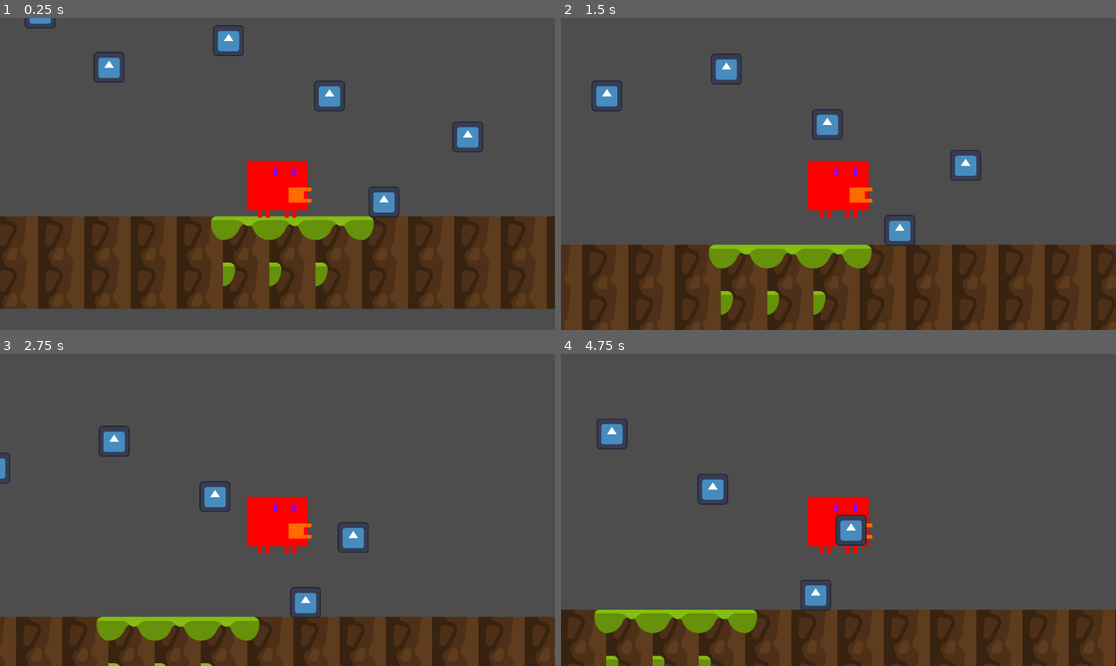
Above: before the commit, frames 1-4 (two rows, left to right).
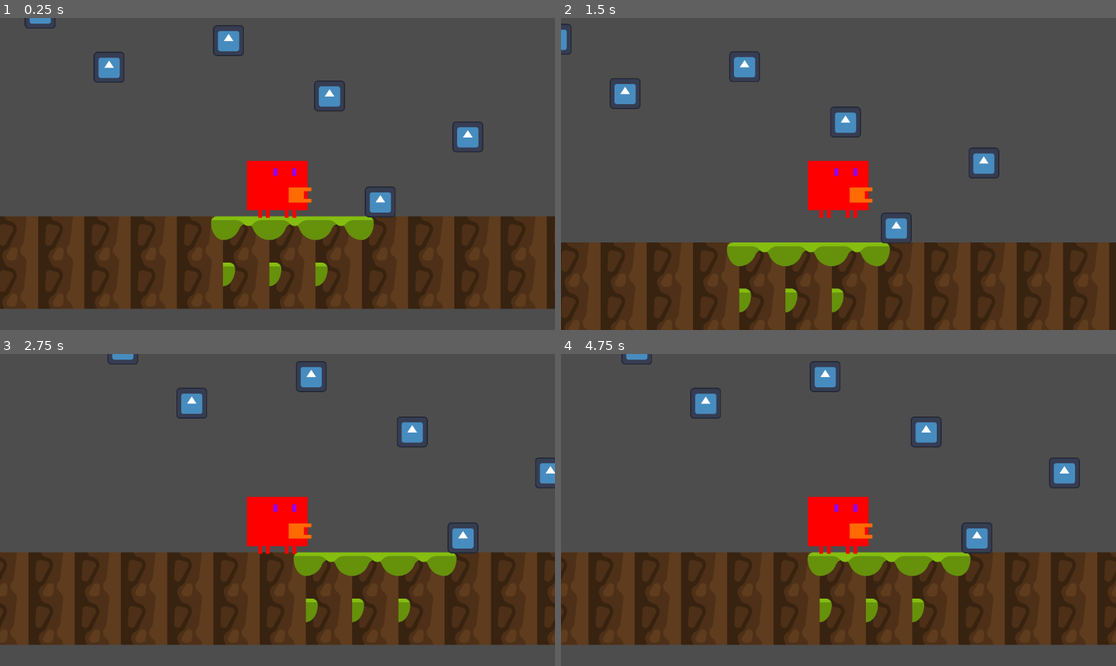
Above: after the commit, the same moments.

Repository: scuffedplus/crabGameCPT
Game: Godot game, scene res://new_scene.tscn
Same seed, same stepped clock (60 frames per second), same inputs: the game is played once before the commit and once after it. The engine's default icon, where the game draws it, is replaced by a stand-in: a white triangle on a blue panel in a dark square.
Inputs:
- Up to frame 1 (0.25 s): no input
- Up to frame 2 (1.5 s): hold X 0.53-1.28 s; hold Right (ui_right) from 0.53 s (still down); tap Up (ui_up) at 0.77 s; tap Z at 1.35 s
- Up to frame 3 (2.75 s): tap Up (ui_up) at 1.52 s; release Right (ui_right) at 2.03 s; hold Left (ui_left) from 2.03 s (still down); hold Shift from 2.03 s (still down)
- Up to frame 4 (4.75 s): release Left (ui_left) at 2.78 s; release Shift at 2.78 s; hold Right (ui_right) 2.78-4.28 s; tap X at 2.85 s; tap Up (ui_up) at 3.02, 3.77, 4.52 s; hold Z 3.53-4.28 s; hold Left (ui_left) from 4.28 s (still down); tap Shift at 4.35 s

The runs differ from the first frame. In frame 1, 0.2% of the frame differs, in the area x 65-72%, y 54-64%; in frame 2, 13%; in frame 3, 33%, in the area x 0-100%, y 0-100%; in frame 4, 33%.
Error after the commit: Attempt to call function 'play' in base 'null instance' on a null instance. (res://Enemy)

Commit message:
move enemu zoom

Diff:
--- a/Crab Game Godot/Enemy Template/EnemyMovement.gd
+++ b/Crab Game Godot/Enemy Template/EnemyMovement.gd
@@ -6,16 +6,25 @@
 # Called when the node enters the scene tree for the first time.
 func _ready():
 	pass
+@onready var animator = $AnimationPlayer
 
+func anim():
+	animator.play("Walking")
 # Called every frame. 'delta' is the elapsed time since the previous frame.
 func _process(delta):
 	i = i+1
+	if i == walkdist:
+		anim()
+	else:
+		if i > walkdist:
+			i = 0
 
-	if i <= walkdist:
-		position.x = position.x + dir
-	else:
-		i = 0
-		dir = dir * -1
+#
+#	if i <= walkdist:
+#		position.x = position.x + dir
+#	else:
+#		i = 0
+#		dir = dir * -1
 
 
 func _on_enemy_hitbox_tree_exited():
Not shown, added: Crab Game Godot/new6F50.tmp
Not shown, added: Crab Game Godot/new974A.tmp
